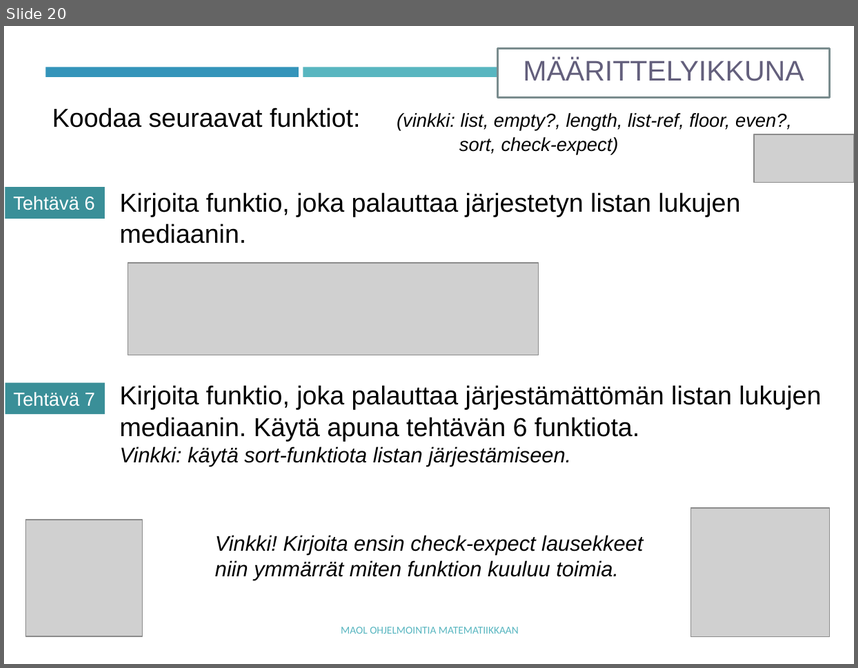
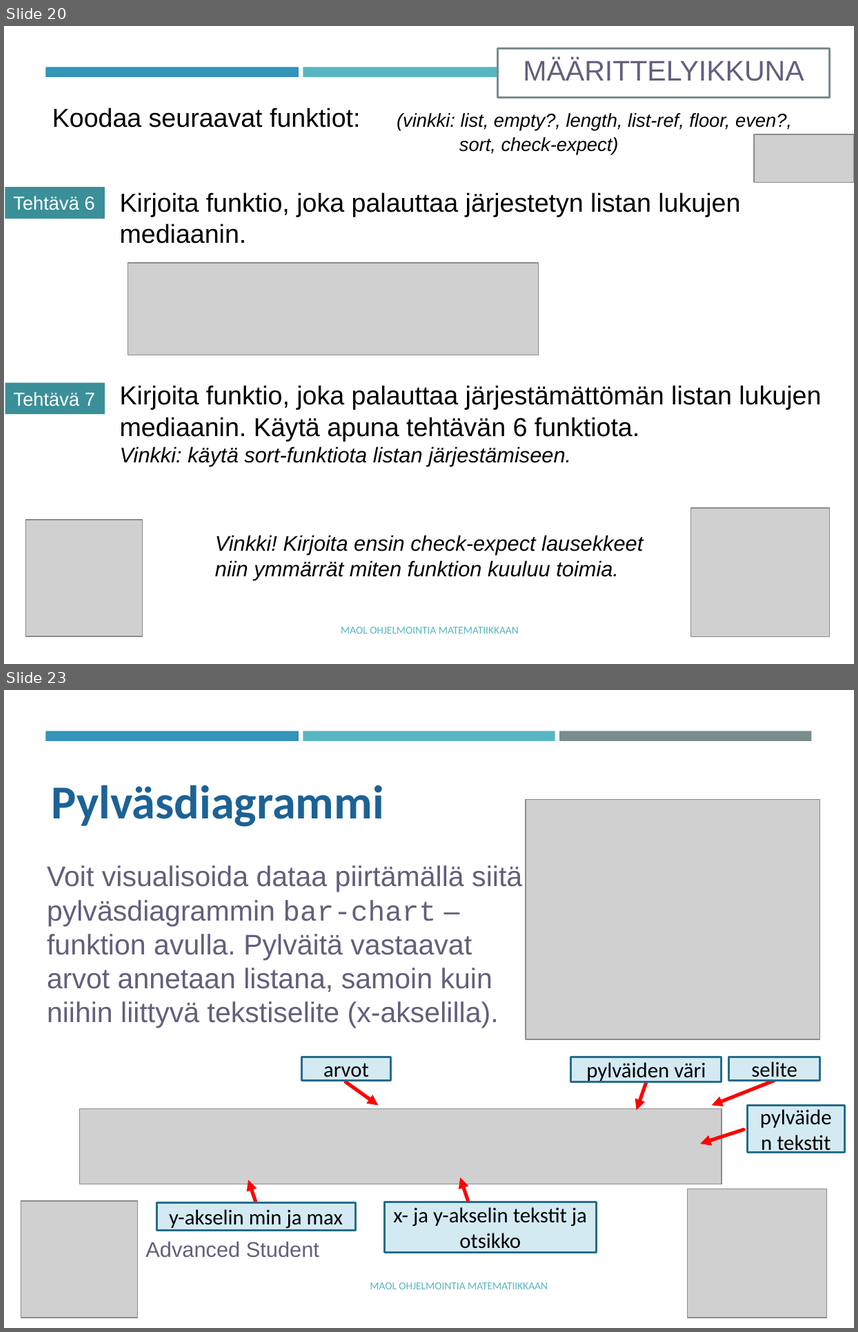
Before and after one commit to tyynetyyne/tyynetyyne.github.io, a slide deck: tehtavat/tiedostot/maol/power_point/Racket-MAOL-9-listat.pptx. Shown one above the other, each under a label of ours: slide 20 before the commit, slides 20 and 23 after it; the slides between them are not shown. The pictures are 858x668 and 858x1332 pixels, drawn with LibreOffice and Linux fonts; fonts in the diff are those of the drawing; grey boxes stand for pictures. Boxes give left, top, right and bottom in pixels: in the first picture for what was removed or moved away, otherwise in the second. Text is boxed around its words. In the diff, an @@ line names an element or a change of style, - is before the commit and + after.

```diff
--- a/tehtavat/tiedostot/maol/power_point/Racket-MAOL-9-listat.pptx
+++ b/tehtavat/tiedostot/maol/power_point/Racket-MAOL-9-listat.pptx
@@ slide 23 added at [4, 690, 854, 1328], background #FFFFFF; not listed: 2 template elements that a slide beside it also shows @@
@@ rectangle added at [560, 731, 811, 741], fill #7A8C8E @@
@@ text added at [51, 785, 383, 827], 40 pt, text #1D6294, bold @@
+Pylväsdiagrammi
@@ picture added at [526, 800, 820, 1039] @@
@@ text added at [47, 865, 522, 1028], 24 pt, text #635F7C @@
+Voit visualisoida dataa piirtämällä siitä pylväsdiagrammin bar-chart –funktion avulla. Pylväitä vastaavat arvot annetaan listana, samoin kuin niihin liittyvä tekstiselite (x-akselilla).
@@ rectangle added at [301, 1056, 390, 1080], fill #D4EAF3, outline #266D8A 1.75 pt, 18 pt, text #000000 @@
+arvot
@@ rectangle added at [571, 1056, 722, 1081], fill #D4EAF3, outline #266D8A 1.75 pt, 18 pt, text #000000 @@
+pylväiden väri
@@ rectangle added at [729, 1056, 820, 1080], fill #D4EAF3, outline #266D8A 1.75 pt, 18 pt, text #000000 @@
+selite
@@ arrow added from (346, 1082) to (378, 1105), #FF0000 3 pt @@
@@ arrow added from (646, 1082) to (637, 1110), #FF0000 3 pt @@
@@ arrow added from (774, 1080) to (712, 1105), #FF0000 3 pt @@
@@ picture added at [80, 1108, 722, 1183] @@
@@ rectangle added at [748, 1105, 844, 1152], fill #D4EAF3, outline #266D8A 1.75 pt, 18 pt, text #000000 @@
+pylväiden tekstit
@@ arrow added from (744, 1130) to (700, 1143), #FF0000 3 pt @@
@@ arrow added from (256, 1203) to (248, 1180), #FF0000 3 pt @@
@@ arrow added from (468, 1200) to (461, 1177), #FF0000 3 pt @@
@@ picture added at [21, 1201, 137, 1317] @@
@@ rectangle added at [156, 1203, 355, 1230], fill #D4EAF3, outline #266D8A 1.75 pt, 18 pt, text #000000 @@
+y-akselin min ja max
@@ rectangle added at [384, 1202, 597, 1253], fill #D4EAF3, outline #266D8A 1.75 pt, 18 pt, text #000000 @@
+x- ja y-akselin tekstit ja otsikko
@@ picture added at [688, 1189, 827, 1317] @@
@@ text added at [145, 1241, 319, 1257], 18 pt, text #635F7C @@
+Advanced Student
@@ text added at [370, 1282, 548, 1289], 9 pt, text #58B6C0 @@
+MAOL OHJELMOINTIA MATEMATIIKKAAN
```
Also in this commit, not shown: 4 slides changed, 3 other slides added, 2 other files.
